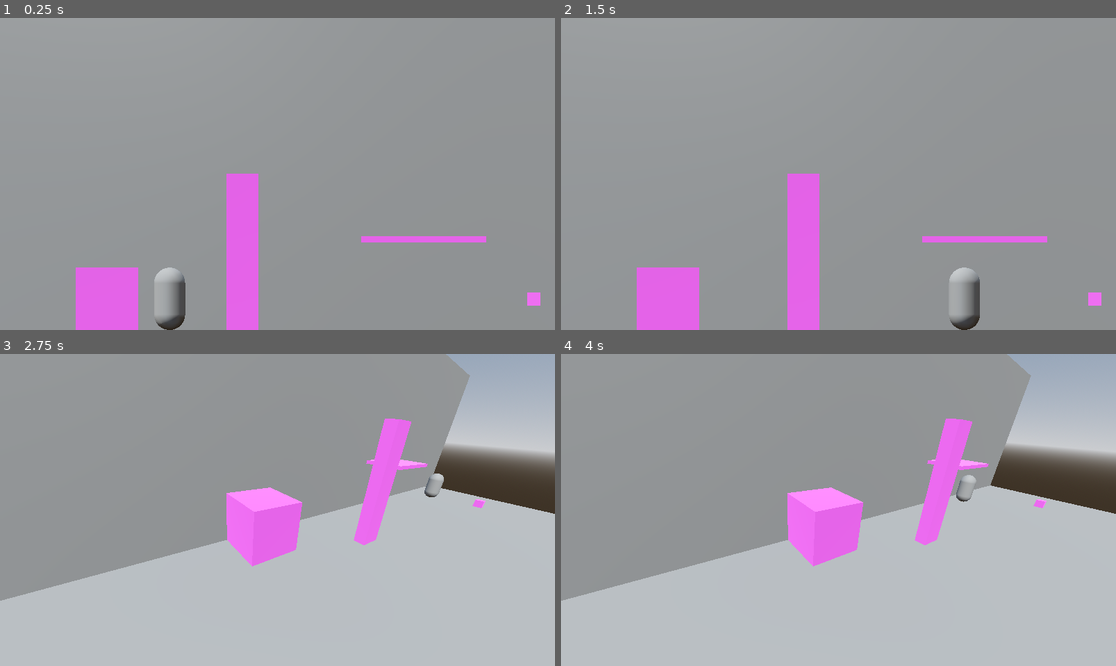
Above: before the commit, frames 1-4 (two rows, left to right).
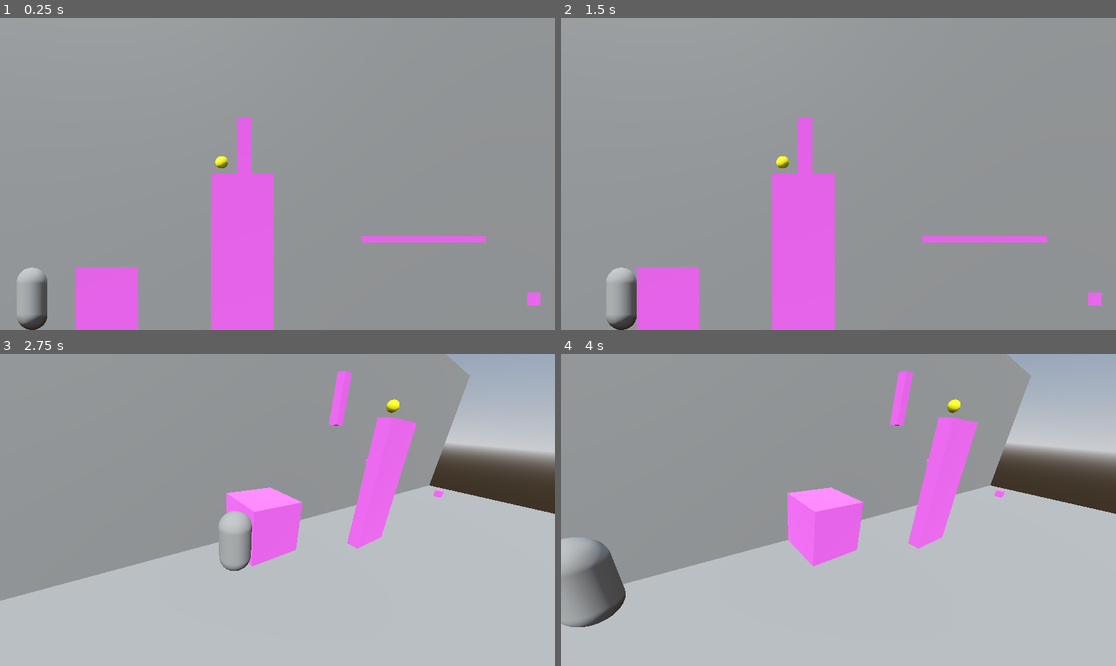
Above: after the commit, the same moments.

Repository: plusonelevel/ld57
Game: Godot game, scene res://scenes/main.tscn
Same seed, same stepped clock (60 frames per second), same inputs: the game is played once before the commit and once after it.
Inputs:
- Up to frame 1 (0.25 s): no input
- Up to frame 2 (1.5 s): tap Enter at 0.5 s; hold Right (ui_right) 0.53-1.28 s; hold X (toggle_camera) 0.53-1.28 s; hold Down (ui_down) from 1.28 s (still down); tap X (toggle_camera) at 1.35 s
- Up to frame 3 (2.75 s): tap Space at 2 s; release Down (ui_down) at 2.03 s; hold Right (ui_right) from 2.03 s (still down); hold X (toggle_camera) from 2.03 s (still down)
- Up to frame 4 (4 s): release Right (ui_right) at 2.78 s; release X (toggle_camera) at 2.78 s; hold Up (ui_up) 2.78-3.53 s; tap X (toggle_camera) at 2.85 s; tap Enter at 3.5 s; hold Left (ui_left) from 3.53 s (still down); hold X (toggle_camera) from 3.53 s (still down)

The runs differ from the first frame. In frame 1, 4.5% of the frame differs, in the area x 3-50%, y 31-100%; in frame 2, 4.4%; in frame 3, 2.6%; in frame 4, 3.8%.

Commit message:
finish prototype

Diff:
--- /dev/null
+++ b/autoloads/game_manager.gd
@@ -0,0 +1,15 @@
+extends Node
+
+signal goal_reached
+
+# Called when the node enters the scene tree for the first time.
+func _ready() -> void:
+	goal_reached.connect(handle_goal_reached)
+
+
+# Called every frame. 'delta' is the elapsed time since the previous frame.
+func _process(delta: float) -> void:
+	pass
+
+func handle_goal_reached() -> void:
+	get_tree().quit()
--- a/project.godot
+++ b/project.godot
@@ -18,6 +18,7 @@
 [autoload]
 
 InputListener="*res://autoloads/input_listener.gd"
+GameManager="*res://autoloads/game_manager.gd"
 
 [file_customization]
 
@@ -29,12 +30,46 @@
 "res://scenes/": "blue"
 }
 
+[global_group]
+
+2d_collider="collider group that is only active in 2d view"
+
 [input]
 
 toggle_fullscreen={
 "deadzone": 0.5,
 "events": [Object(InputEventKey,"resource_local_to_scene":false,"resource_name":"","device":-1,"window_id":0,"alt_press …(194 unchanged characters)…
 , Object(InputEventKey,"resource_local_to_scene":false,"resource_name":"","device":-1,"window_id":0,"alt_pressed":false …(186 unchanged characters)…
+]
+}
+up={
+"deadzone": 0.2,
+"events": [Object(InputEventKey,"resource_local_to_scene":false,"resource_name":"","device":-1,"window_id":0,"alt_pressed":false,"shift_pressed":false,"ctrl_pressed":false,"meta_pressed":false,"pressed":false,"keycode":0,"physical_keycode":87,"key_label":0,"unicode":119,"location":0,"echo":false,"script":null)
+]
+}
+down={
+"deadzone": 0.2,
+"events": [Object(InputEventKey,"resource_local_to_scene":false,"resource_name":"","device":-1,"window_id":0,"alt_pressed":false,"shift_pressed":false,"ctrl_pressed":false,"meta_pressed":false,"pressed":false,"keycode":0,"physical_keycode":83,"key_label":0,"unicode":115,"location":0,"echo":false,"script":null)
+]
+}
+left={
+"deadzone": 0.2,
+"events": [Object(InputEventKey,"resource_local_to_scene":false,"resource_name":"","device":-1,"window_id":0,"alt_pressed":false,"shift_pressed":false,"ctrl_pressed":false,"meta_pressed":false,"pressed":false,"keycode":0,"physical_keycode":65,"key_label":0,"unicode":97,"location":0,"echo":false,"script":null)
+]
+}
+right={
+"deadzone": 0.2,
+"events": [Object(InputEventKey,"resource_local_to_scene":false,"resource_name":"","device":-1,"window_id":0,"alt_pressed":false,"shift_pressed":false,"ctrl_pressed":false,"meta_pressed":false,"pressed":false,"keycode":0,"physical_keycode":68,"key_label":0,"unicode":100,"location":0,"echo":false,"script":null)
+]
+}
+scene+={
+"deadzone": 0.2,
+"events": [Object(InputEventKey,"resource_local_to_scene":false,"resource_name":"","device":-1,"window_id":0,"alt_pressed":false,"shift_pressed":false,"ctrl_pressed":false,"meta_pressed":false,"pressed":false,"keycode":0,"physical_keycode":69,"key_label":0,"unicode":101,"location":0,"echo":false,"script":null)
+]
+}
+scene-={
+"deadzone": 0.2,
+"events": [Object(InputEventKey,"resource_local_to_scene":false,"resource_name":"","device":-1,"window_id":0,"alt_pressed":false,"shift_pressed":false,"ctrl_pressed":false,"meta_pressed":false,"pressed":false,"keycode":0,"physical_keycode":81,"key_label":0,"unicode":113,"location":0,"echo":false,"script":null)
 ]
 }
 toggle_camera={
--- /dev/null
+++ b/scenes/goal.gd
@@ -0,0 +1,4 @@
+extends Area3D
+
+func _on_body_entered(body: Node3D) -> void:
+	GameManager.goal_reached.emit()
--- /dev/null
+++ b/scenes/goal.tscn
@@ -0,0 +1,23 @@
+[gd_scene load_steps=5 format=3 uid="uid://wvqsueptq3ju"]
+
+[ext_resource type="Script" uid="uid://dm5hrtf781g75" path="res://scenes/goal.gd" id="1_jbojv"]
+
+[sub_resource type="StandardMaterial3D" id="StandardMaterial3D_0wfyh"]
+albedo_color = Color(1, 1, 0.0901961, 1)
+
+[sub_resource type="SphereMesh" id="SphereMesh_sugp2"]
+material = SubResource("StandardMaterial3D_0wfyh")
+
+[sub_resource type="SphereShape3D" id="SphereShape3D_0wfyh"]
+
+[node name="Goal" type="Area3D"]
+transform = Transform3D(0.2, 0, 0, 0, 0.2, 0, 0, 0, 0.2, 0, 0, 0)
+script = ExtResource("1_jbojv")
+
+[node name="MeshInstance3D" type="MeshInstance3D" parent="."]
+mesh = SubResource("SphereMesh_sugp2")
+
+[node name="CollisionShape3D" type="CollisionShape3D" parent="."]
+shape = SubResource("SphereShape3D_0wfyh")
+
+[connection signal="body_entered" from="." to="." method="_on_body_entered"]
--- a/scenes/main.gd
+++ b/scenes/main.gd
@@ -2,11 +2,6 @@
 
 @onready var front_cam := $FrontCamera
 @onready var side_cam := $SideCamera
-
-@onready var c_box_front := $Node3D/Box/CollisionFront
-@onready var c_column_front := $Node3D/Column/CollisionFront
-@onready var c_plaform_front := $Node3D/Platform/CollisionFront
-@onready var c_point_front := $Node3D/Point/CollisionFront
 
 func _init() -> void:
 	#front_cam.current = true
@@ -15,13 +10,9 @@
 func toggle_camera():
 	if front_cam.current:
 		side_cam.make_current()
-		c_box_front.disabled = true
-		c_column_front.disabled = true
-		c_plaform_front.disabled = true
-		c_point_front.disabled = true
+		for collider in get_tree().get_nodes_in_group("2d_collider"):
+			collider.disabled = true
 	else:
 		front_cam.make_current()
-		c_box_front.disabled = false
-		c_column_front.disabled = false
-		c_plaform_front.disabled = false
-		c_point_front.disabled = false
+		for collider in get_tree().get_nodes_in_group("2d_collider"):
+			collider.disabled = false
--- a/scenes/main.tscn
+++ b/scenes/main.tscn
@@ -1,7 +1,8 @@
-[gd_scene load_steps=16 format=3 uid="uid://b38wx223fpw4j"]
+[gd_scene load_steps=15 format=3 uid="uid://b38wx223fpw4j"]
 
 [ext_resource type="Script" uid="uid://ctbygvq4rqb8t" path="res://scenes/main.gd" id="1_0wfyh"]
-[ext_resource type="Script" uid="uid://dpk72mncjbfmc" path="res://scenes/character_body_3d.gd" id="2_0wfyh"]
+[ext_resource type="PackedScene" uid="uid://xinswa0lha3x" path="res://scenes/player.tscn" id="2_sugp2"]
+[ext_resource type="PackedScene" uid="uid://wvqsueptq3ju" path="res://scenes/goal.tscn" id="3_sugp2"]
 
 [sub_resource type="ProceduralSkyMaterial" id="ProceduralSkyMaterial_sgp6g"]
 sky_horizon_color = Color(0.662243, 0.671743, 0.686743, 1)
@@ -39,14 +40,6 @@
 size = Vector2(20, 20)
 subdivide_width = 5
 
-[sub_resource type="CapsuleShape3D" id="CapsuleShape3D_o5qli"]
-radius = 0.25
-height = 1.0
-
-[sub_resource type="CapsuleMesh" id="CapsuleMesh_o5qli"]
-radius = 0.25
-height = 1.0
-
 [node name="Main" type="Node"]
 script = ExtResource("1_0wfyh")
 
@@ -77,26 +70,27 @@
 [node name="CollisionIso" type="CollisionShape3D" parent="Node3D/Box"]
 shape = SubResource("BoxShape3D_0wfyh")
 
-[node name="CollisionFront" type="CollisionShape3D" parent="Node3D/Box"]
+[node name="CollisionFront" type="CollisionShape3D" parent="Node3D/Box" groups=["2d_collider"]]
 transform = Transform3D(1, 0, 0, 0, 1, 0, 0, 0, 50, 0, 0, 0)
 visible = false
 shape = SubResource("BoxShape3D_0wfyh")
 
 [node name="Point" type="StaticBody3D" parent="Node3D"]
-transform = Transform3D(0.21, 0, 0, 0, 0.21, 0, 0, 0, 0.21, 5.83887, 0.5, 2.53313)
+transform = Transform3D(0.21, 0, 0, 0, 0.21, 0, 0, 0, 0.21, 5.83887, 0.5, 1.46807)
 
 [node name="MeshInstance3D" type="MeshInstance3D" parent="Node3D/Point"]
+transform = Transform3D(1, 0, 0, 0, 1, 0, 0, 0, 1, 0, 0, -0.103507)
 mesh = SubResource("BoxMesh_sgp6g")
 
 [node name="CollisionIso" type="CollisionShape3D" parent="Node3D/Point"]
 shape = SubResource("BoxShape3D_0wfyh")
 
-[node name="CollisionFront" type="CollisionShape3D" parent="Node3D/Point"]
+[node name="CollisionFront" type="CollisionShape3D" parent="Node3D/Point" groups=["2d_collider"]]
 transform = Transform3D(1, 0, 0, 0, 1, 0, 0, 0, 50, 0, 0, 0)
 shape = SubResource("BoxShape3D_0wfyh")
 
 [node name="Column" type="StaticBody3D" parent="Node3D"]
-transform = Transform3D(0.505, 0, 0, 0, 2.5, 0, 0, 0, 0.253, 1.166, 1.25, 1.501)
+transform = Transform3D(1.00081, 0, 0, 0, 2.5, 0, 0, 0, 0.253, 1.166, 1.25, 1.501)
 
 [node name="MeshInstance3D" type="MeshInstance3D" parent="Node3D/Column"]
 mesh = SubResource("BoxMesh_sgp6g")
@@ -104,13 +98,27 @@
 [node name="CollisionIso" type="CollisionShape3D" parent="Node3D/Column"]
 shape = SubResource("BoxShape3D_0wfyh")
 
-[node name="CollisionFront" type="CollisionShape3D" parent="Node3D/Column"]
+[node name="CollisionFront" type="CollisionShape3D" parent="Node3D/Column" groups=["2d_collider"]]
+transform = Transform3D(1, 0, 0, 0, 1, 0, 0, 0, 50, 0, 0, 0)
+visible = false
+shape = SubResource("BoxShape3D_sugp2")
+
+[node name="Column2" type="StaticBody3D" parent="Node3D"]
+transform = Transform3D(0.231216, 0, 0, 0, 1.04555, 0, 0, 0, 0.253, 1.19397, 2.88413, 0.0795571)
+
+[node name="MeshInstance3D" type="MeshInstance3D" parent="Node3D/Column2"]
+mesh = SubResource("BoxMesh_sgp6g")
+
+[node name="CollisionIso" type="CollisionShape3D" parent="Node3D/Column2"]
+shape = SubResource("BoxShape3D_0wfyh")
+
+[node name="CollisionFront" type="CollisionShape3D" parent="Node3D/Column2" groups=["2d_collider"]]
 transform = Transform3D(1, 0, 0, 0, 1, 0, 0, 0, 50, 0, 0, 0)
 visible = false
 shape = SubResource("BoxShape3D_sugp2")
 
 [node name="Platform" type="StaticBody3D" parent="Node3D"]
-transform = Transform3D(2, 0, 0, 0, 0.1, 0, 0, 0, 1, 4.07086, 1.44996, 0.537616)
+transform = Transform3D(2, 0, 0, 0, 0.1, 0, 0, 0, 0.3, 4.071, 1.45, 0.149537)
 
 [node name="MeshInstance3D" type="MeshInstance3D" parent="Node3D/Platform"]
 mesh = SubResource("BoxMesh_sgp6g")
@@ -118,7 +126,7 @@
 [node name="CollisionIso" type="CollisionShape3D" parent="Node3D/Platform"]
 shape = SubResource("BoxShape3D_0wfyh")
 
-[node name="CollisionFront" type="CollisionShape3D" parent="Node3D/Platform"]
+[node name="CollisionFront" type="CollisionShape3D" parent="Node3D/Platform" groups=["2d_collider"]]
 transform = Transform3D(1, 0, 0, 0, 1, 0, 0, 0, 50, 0, 0, 0)
 visible = false
 shape = SubResource("BoxShape3D_0wfyh")
@@ -142,14 +150,8 @@
 transform = Transform3D(0.794735, 0.167118, -0.583496, 0.0808094, 0.923656, 0.374607, 0.601553, -0.344865, 0.720557, -3, 2.2, 3.4)
 size = 5.0
 
-[node name="CharacterBody3D" type="CharacterBody3D" parent="."]
-transform = Transform3D(1, 0, 0, 0, 1, 0, 0, 0, 1, 0, 0, 0.54661)
-script = ExtResource("2_0wfyh")
+[node name="Player" parent="." instance=ExtResource("2_sugp2")]
+transform = Transform3D(1, 0, 0, 0, 1, 0, 0, 0, 1, -2.20611, 0, 0.54661)
 
-[node name="CollisionShape3D" type="CollisionShape3D" parent="CharacterBody3D"]
-transform = Transform3D(1, 0, 0, 0, 1, 0, 0, 0, 1, 0, 0.5, 0)
-shape = SubResource("CapsuleShape3D_o5qli")
-
-[node name="MeshInstance3D" type="MeshInstance3D" parent="CharacterBody3D"]
-transform = Transform3D(1, 0, 0, 0, 1, 0, 0, 0, 1, 0, 0.5, 0)
-mesh = SubResource("CapsuleMesh_o5qli")
+[node name="Goal" parent="." instance=ExtResource("3_sugp2")]
+transform = Transform3D(0.2, 0, 0, 0, 0.2, 0, 0, 0, 0.2, 0.835, 2.689, 1.498)
--- /dev/null
+++ b/scenes/player.tscn
@@ -0,0 +1,22 @@
+[gd_scene load_steps=4 format=3 uid="uid://xinswa0lha3x"]
+
+[ext_resource type="Script" uid="uid://dpk72mncjbfmc" path="res://scenes/character_body_3d.gd" id="1_3vyb7"]
+
+[sub_resource type="CapsuleShape3D" id="CapsuleShape3D_o5qli"]
+radius = 0.25
+height = 1.0
+
+[sub_resource type="CapsuleMesh" id="CapsuleMesh_o5qli"]
+radius = 0.25
+height = 1.0
+
+[node name="CharacterBody3D" type="CharacterBody3D"]
+script = ExtResource("1_3vyb7")
+
+[node name="CollisionShape3D" type="CollisionShape3D" parent="."]
+transform = Transform3D(1, 0, 0, 0, 1, 0, 0, 0, 1, 0, 0.5, 0)
+shape = SubResource("CapsuleShape3D_o5qli")
+
+[node name="MeshInstance3D" type="MeshInstance3D" parent="."]
+transform = Transform3D(1, 0, 0, 0, 1, 0, 0, 0, 1, 0, 0.5, 0)
+mesh = SubResource("CapsuleMesh_o5qli")
Not shown, added: autoloads/game_manager.gd.uid
Not shown, added: scenes/goal.gd.uid
